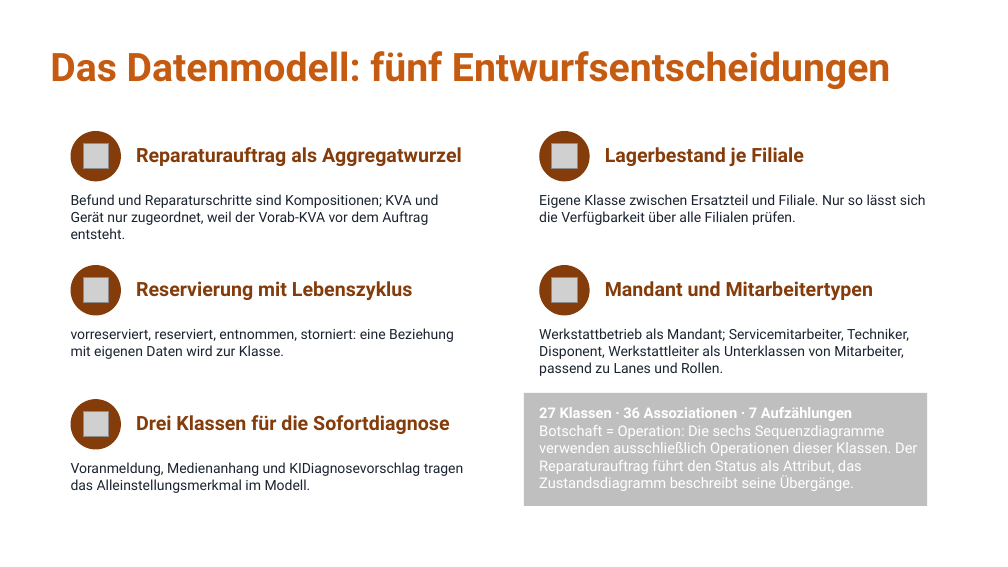
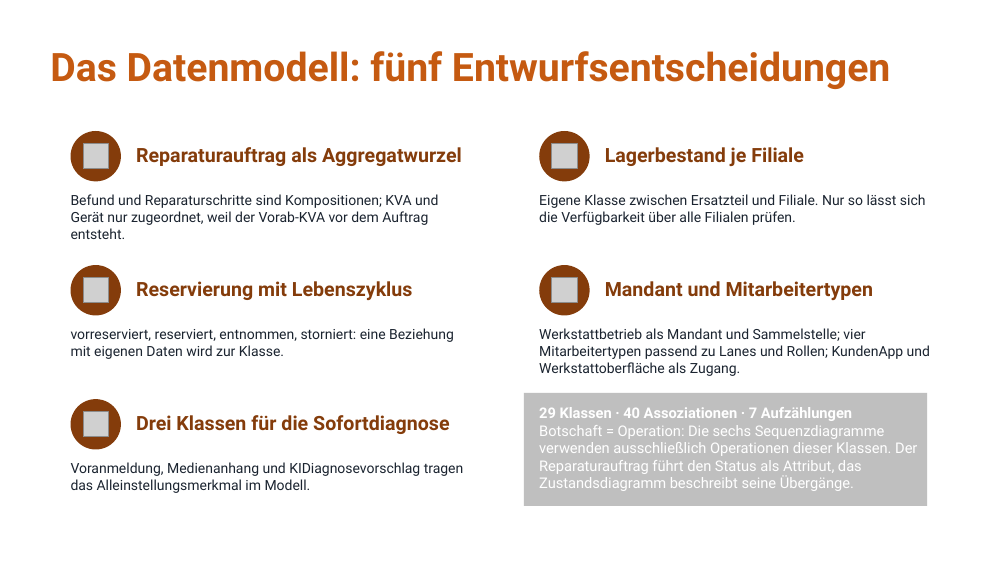
Before and after one commit to jakobschwan123-cmd/casestudy-semester-3, a slide deck: slide 13 of 4_praesentation/Abschlusspraesentation.pptx. Drawn at 1008x567 pixels with LibreOffice and Linux fonts; fonts in the diff are those of the drawing; grey boxes stand for pictures. Boxes give left, top, right and bottom in pixels: in the first picture for what was removed or moved away, otherwise in the second. Text is boxed around its words. In the diff, an @@ line names an element or a change of style, - is before the commit and + after.

Commit message:
[T05 2026-10-22] docs: Diagramme, Doku und Praesentation an UI-Umbau angepasst
- Klassendiagramm und sechs Sequenzdiagramme neu exportiert (Oberflaechenklassen, Objektsuche)
- Doku: Abbildungen 5-7 ersetzt, Tippfehler in 5.4, 5.5 und 7.1
- Praesentation: Zahlen 29 Klassen / 40 Assoziationen, Folie 13 Mandant und Oberflaechen, Anhang
- Sprechtexte nach Aufteilung der Agenda, Notizen und Word-Datei gleich

```diff
--- a/4_praesentation/Abschlusspraesentation.pptx
+++ b/4_praesentation/Abschlusspraesentation.pptx
@@ text at [539,328,930,376]: text changed @@
-Werkstattbetrieb als Mandant; Servicemitarbeiter, Techniker, Disponent, Werkstattleiter als Unterklassen von Mitarbeiter, passend zu Lanes und Rollen.
+Werkstattbetrieb als Mandant und Sammelstelle; vier Mitarbeitertypen passend zu Lanes und Rollen; KundenApp und Werkstattoberfläche als Zugang.
@@ text at [539,407,852,421]: text changed @@
-27 Klassen · 36 Assoziationen · 7 Aufzählungen
+29 Klassen · 40 Assoziationen · 7 Aufzählungen
```
Also in this commit, not shown: 4 other slides changed, 10 other files.
